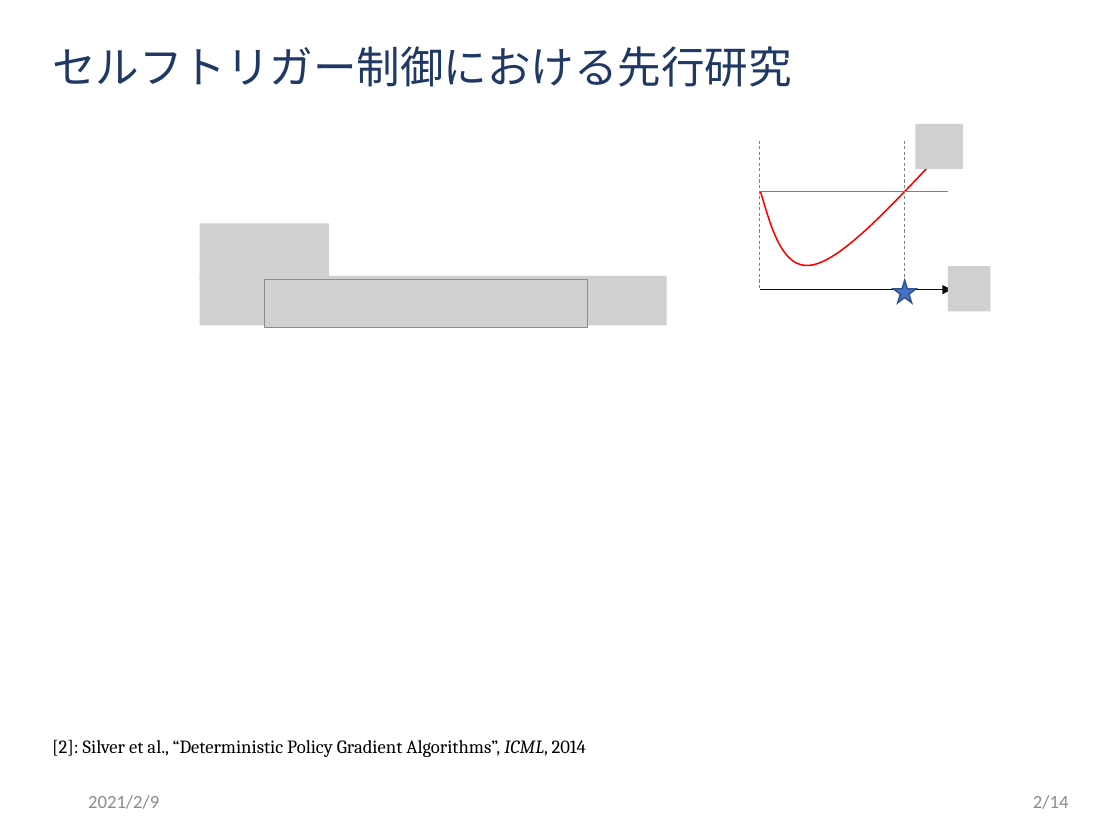
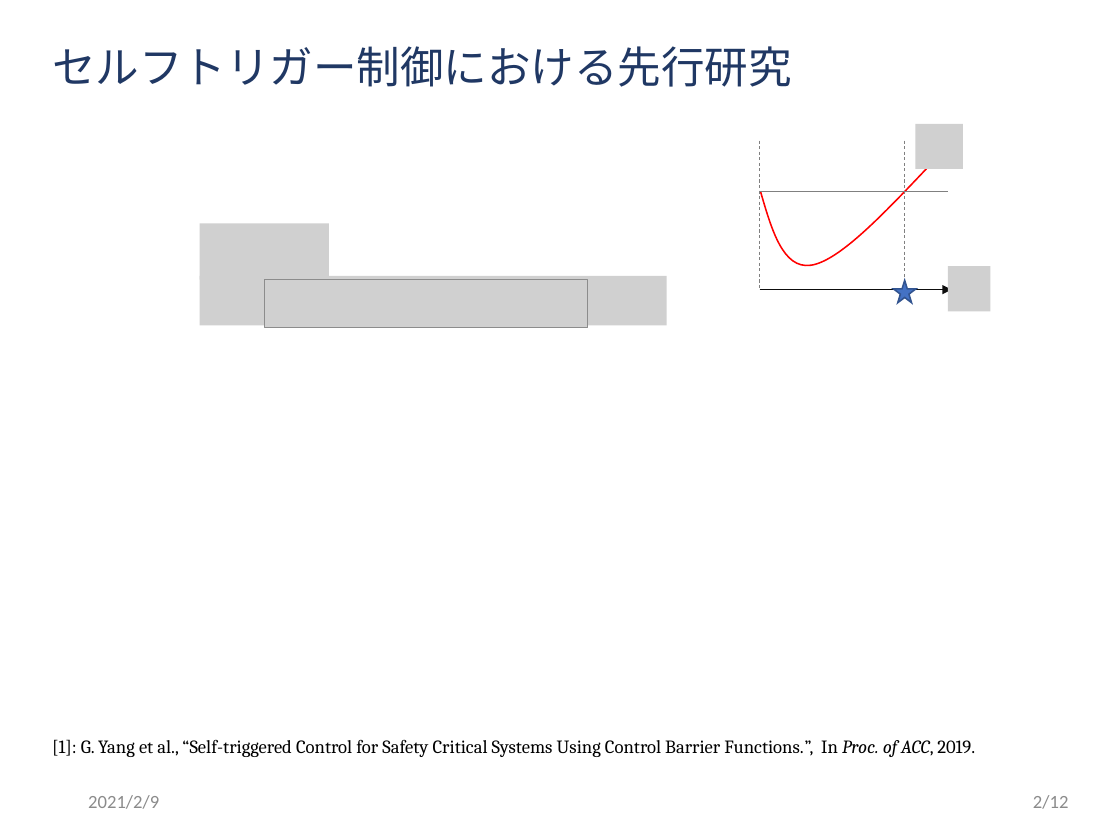
Before and after one commit to ibuki1024/thesis, a slide deck: slide 3 of slide/master.pptx. Drawn at 1120x840 pixels with LibreOffice and Linux fonts; fonts in the diff are those of the drawing; grey boxes stand for pictures; background and template pictures are left out. Boxes give left, top, right and bottom in pixels: in the first picture for what was removed or moved away, otherwise in the second. Text is boxed around its words. In the diff, an @@ line names an element or a change of style, - is before the commit and + after.

```diff
--- a/slide/master.pptx
+++ b/slide/master.pptx
@@ text at (x1=52, y1=739, x2=975, y2=757): text changed @@
-[2]: Silver et al., “Deterministic Policy Gradient Algorithms”, ICML, 2014
+[1]: G. Yang et al., “Self-triggered Control for Safety Critical Systems Using Control Barrier Functions.”, In Proc. of ACC, 2019.
@@ page number at (x1=1033, y1=795, x2=1069, y2=809): text changed @@
-2/14
+2/12
```
Also in this commit, not shown: 14 other slides changed.
